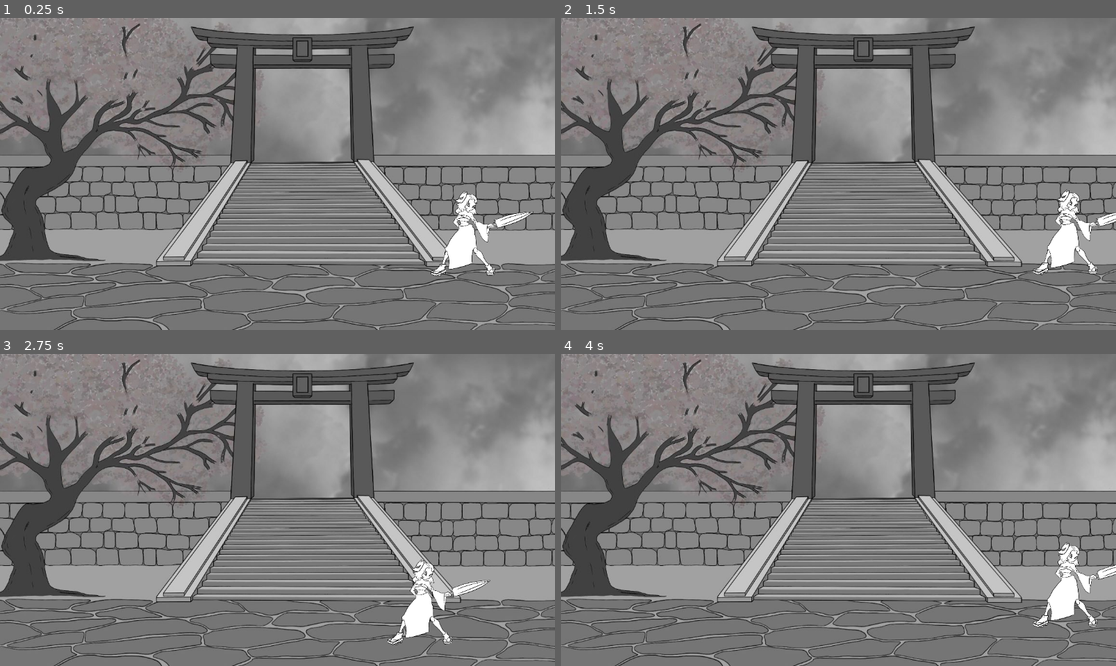
Above: before the commit, frames 1-4 (two rows, left to right).
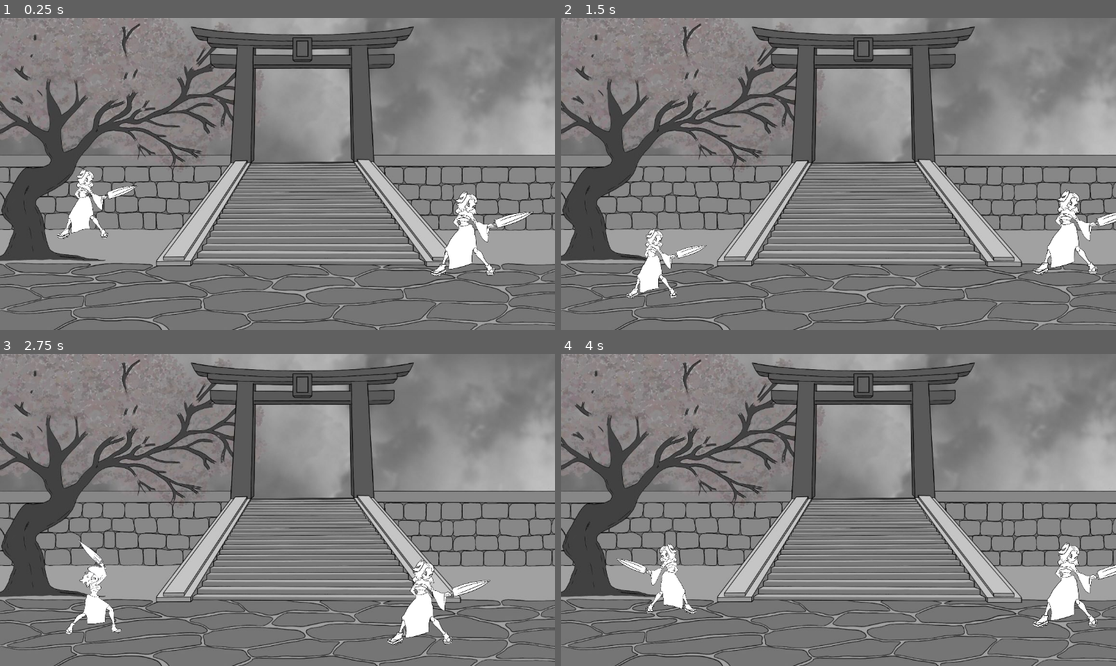
Above: after the commit, the same moments.

Repository: marcushsv/fighting-game-mgd
Game: Godot game, scene res://gameon.tscn
Two runs of this game, one before a commit and one after it. Both use one fixed random seed, a clock stepped at 60 frames per second and the inputs below.
Inputs:
- Up to frame 1 (0.25 s): no input
- Up to frame 2 (1.5 s): hold Right (right_arrow) from 0.53 s (still down); tap A (a) at 0.6 s; tap Up (up_arrow) at 0.77 s; tap D (d) at 0.8, 1.35 s
- Up to frame 3 (2.75 s): tap Up (up_arrow) at 1.52 s; tap S (s) at 1.55, 2.1 s; release Right (right_arrow) at 2.03 s; hold Left (left_arrow) from 2.03 s (still down); tap Space (space) at 2.3 s
- Up to frame 4 (4 s): release Left (left_arrow) at 2.78 s; hold Right (right_arrow) from 2.78 s (still down); tap Space (space) at 2.85 s; tap Up (up_arrow) at 3.02, 3.77 s; tap W (w) at 3.05, 3.6 s; tap A (a) at 3.8 s

The runs differ from the first frame. In frame 1, 0.9% of the frame differs, in the area x 10-25%, y 48-71%; in frame 2, 0.9%; in frame 3, 0.8%; in frame 4, 0.9%, in the area x 10-25%, y 60-84%.

Commit message:
animation tree map, hit detect

Diff:
--- a/godot/character/player_1(wasd).tscn
+++ b/godot/character/player_1(wasd).tscn
@@ -9,17 +9,61 @@
 radius = 43.0
 height = 162.0
 
-[sub_resource type="AnimationNodeAnimation" id="AnimationNodeAnimation_261hy"]
+[sub_resource type="AnimationNodeAnimation" id="AnimationNodeAnimation_yvbm5"]
+animation = &"death"
+
+[sub_resource type="AnimationNodeAnimation" id="AnimationNodeAnimation_h8pdb"]
 animation = &"hurt"
 
-[sub_resource type="AnimationNodeAnimation" id="AnimationNodeAnimation_y13e4"]
+[sub_resource type="AnimationNodeAnimation" id="AnimationNodeAnimation_ak3vw"]
+animation = &"idle"
+
+[sub_resource type="AnimationNodeAnimation" id="AnimationNodeAnimation_blhqx"]
 animation = &"slasher"
 
+[sub_resource type="AnimationNodeAnimation" id="AnimationNodeAnimation_oqyce"]
+animation = &"walker"
+
+[sub_resource type="AnimationNodeStateMachineTransition" id="AnimationNodeStateMachineTransition_rbmnf"]
+advance_mode = 2
+
+[sub_resource type="AnimationNodeStateMachineTransition" id="AnimationNodeStateMachineTransition_i3epd"]
+
+[sub_resource type="AnimationNodeStateMachineTransition" id="AnimationNodeStateMachineTransition_t0ir7"]
+switch_mode = 2
+advance_mode = 2
+
+[sub_resource type="AnimationNodeStateMachineTransition" id="AnimationNodeStateMachineTransition_r6oan"]
+
+[sub_resource type="AnimationNodeStateMachineTransition" id="AnimationNodeStateMachineTransition_blp7k"]
+
+[sub_resource type="AnimationNodeStateMachineTransition" id="AnimationNodeStateMachineTransition_n8cvp"]
+
+[sub_resource type="AnimationNodeStateMachineTransition" id="AnimationNodeStateMachineTransition_rlnjt"]
+
+[sub_resource type="AnimationNodeStateMachineTransition" id="AnimationNodeStateMachineTransition_0xdah"]
+switch_mode = 2
+advance_mode = 2
+
+[sub_resource type="AnimationNodeStateMachineTransition" id="AnimationNodeStateMachineTransition_m02m8"]
+
+[sub_resource type="AnimationNodeStateMachineTransition" id="AnimationNodeStateMachineTransition_v1k02"]
+switch_mode = 2
+
 [sub_resource type="AnimationNodeStateMachine" id="AnimationNodeStateMachine_6f3di"]
-states/hurt/node = SubResource("AnimationNodeAnimation_261hy")
-states/hurt/position = Vector2(310, 64)
-states/slasher/node = SubResource("AnimationNodeAnimation_y13e4")
-states/slasher/position = Vector2(338, 142)
+states/Start/position = Vector2(292, 100)
+states/death/node = SubResource("AnimationNodeAnimation_yvbm5")
+states/death/position = Vector2(726, 91)
+states/hurt/node = SubResource("AnimationNodeAnimation_h8pdb")
+states/hurt/position = Vector2(666, 202)
+states/idle/node = SubResource("AnimationNodeAnimation_ak3vw")
+states/idle/position = Vector2(466, 100)
+states/slasher/node = SubResource("AnimationNodeAnimation_blhqx")
+states/slasher/position = Vector2(613, -46)
+states/walker/node = SubResource("AnimationNodeAnimation_oqyce")
+states/walker/position = Vector2(392, -46)
+transitions = ["Start", "idle", SubResource("AnimationNodeStateMachineTransition_rbmnf"), "idle", "slasher", SubResource("AnimationNodeStateMachineTransition_i3epd"), "slasher", "idle", SubResource("AnimationNodeStateMachineTransition_t0ir7"), "idle", "walker", SubResource("AnimationNodeStateMachineTransition_r6oan"), "walker", "idle", SubResource("AnimationNodeStateMachineTransition_blp7k"), "walker", "slasher", SubResource("AnimationNodeStateMachineTransition_n8cvp"), "idle", "hurt", SubResource("AnimationNodeStateMachineTransition_rlnjt"), "hurt", "idle", SubResource("AnimationNodeStateMachineTransition_0xdah"), "idle", "death", SubResource("AnimationNodeStateMachineTransition_m02m8"), "death", "End", SubResource("AnimationNodeStateMachineTransition_v1k02")]
+graph_offset = Vector2(203, -46)
 
 [sub_resource type="AnimationNodeStateMachinePlayback" id="AnimationNodeStateMachinePlayback_sivvb"]
 
@@ -39,57 +83,49 @@
 atlas = ExtResource("3_dkpyh")
 region = Rect2(3900, 0, 1300, 1500)
 
-[sub_resource type="AtlasTexture" id="AtlasTexture_gd1ed"]
+[sub_resource type="AtlasTexture" id="AtlasTexture_7seew"]
 atlas = ExtResource("4_lqag2")
 region = Rect2(0, 0, 1300, 1500)
 
-[sub_resource type="AtlasTexture" id="AtlasTexture_ndr6y"]
+[sub_resource type="AtlasTexture" id="AtlasTexture_0vd7b"]
 atlas = ExtResource("4_lqag2")
 region = Rect2(1300, 0, 1300, 1500)
 
-[sub_resource type="AtlasTexture" id="AtlasTexture_tffg5"]
+[sub_resource type="AtlasTexture" id="AtlasTexture_fo2dc"]
 atlas = ExtResource("4_lqag2")
 region = Rect2(2600, 0, 1300, 1500)
 
-[sub_resource type="AtlasTexture" id="AtlasTexture_8ucb1"]
+[sub_resource type="AtlasTexture" id="AtlasTexture_mhtd7"]
 atlas = ExtResource("4_lqag2")
 region = Rect2(3900, 0, 1300, 1500)
 
-[sub_resource type="AtlasTexture" id="AtlasTexture_c8y7w"]
+[sub_resource type="AtlasTexture" id="AtlasTexture_1elyq"]
 atlas = ExtResource("4_lqag2")
 region = Rect2(5200, 0, 1300, 1500)
 
-[sub_resource type="AtlasTexture" id="AtlasTexture_gh5df"]
+[sub_resource type="AtlasTexture" id="AtlasTexture_xacek"]
 atlas = ExtResource("4_lqag2")
 region = Rect2(6500, 0, 1300, 1500)
 
-[sub_resource type="AtlasTexture" id="AtlasTexture_prc76"]
+[sub_resource type="AtlasTexture" id="AtlasTexture_dt6p3"]
 atlas = ExtResource("4_lqag2")
 region = Rect2(7800, 0, 1300, 1500)
 
-[sub_resource type="AtlasTexture" id="AtlasTexture_ks62e"]
+[sub_resource type="AtlasTexture" id="AtlasTexture_6ljas"]
 atlas = ExtResource("4_lqag2")
 region = Rect2(9100, 0, 1300, 1500)
 
-[sub_resource type="AtlasTexture" id="AtlasTexture_myeth"]
+[sub_resource type="AtlasTexture" id="AtlasTexture_0k055"]
 atlas = ExtResource("4_lqag2")
 region = Rect2(10400, 0, 1300, 1500)
 
-[sub_resource type="AtlasTexture" id="AtlasTexture_vevlx"]
+[sub_resource type="AtlasTexture" id="AtlasTexture_mbcyo"]
 atlas = ExtResource("4_lqag2")
 region = Rect2(11700, 0, 1300, 1500)
 
-[sub_resource type="AtlasTexture" id="AtlasTexture_5meqw"]
+[sub_resource type="AtlasTexture" id="AtlasTexture_3suhl"]
 atlas = ExtResource("4_lqag2")
 region = Rect2(13000, 0, 1300, 1500)
-
-[sub_resource type="AtlasTexture" id="AtlasTexture_hupry"]
-atlas = ExtResource("4_lqag2")
-region = Rect2(14300, 0, 1300, 1500)
-
-[sub_resource type="AtlasTexture" id="AtlasTexture_an7q6"]
-atlas = ExtResource("4_lqag2")
-region = Rect2(15600, 0, 1300, 1500)
 
 [sub_resource type="AtlasTexture" id="AtlasTexture_8ay85"]
 atlas = ExtResource("8_cniuc")
@@ -146,51 +182,45 @@
 "duration": 1.0,
 "texture": SubResource("AtlasTexture_lf6b6")
 }],
-"loop": true,
+"loop": false,
 "name": &"hurt",
 "speed": 12.0
 }, {
 "frames": [{
 "duration": 1.0,
-"texture": SubResource("AtlasTexture_gd1ed")
-}, {
-"duration": 1.0,
-"texture": SubResource("AtlasTexture_ndr6y")
-}, {
-"duration": 1.0,
-"texture": SubResource("AtlasTexture_tffg5")
-}, {
-"duration": 1.0,
-"texture": SubResource("AtlasTexture_8ucb1")
-}, {
-"duration": 1.0,
-"texture": SubResource("AtlasTexture_c8y7w")
-}, {
-"duration": 1.0,
-"texture": SubResource("AtlasTexture_gh5df")
-}, {
-"duration": 1.0,
-"texture": SubResource("AtlasTexture_prc76")
-}, {
-"duration": 1.0,
-"texture": SubResource("AtlasTexture_ks62e")
-}, {
-"duration": 1.0,
-"texture": SubResource("AtlasTexture_myeth")
-}, {
-"duration": 1.0,
-"texture": SubResource("AtlasTexture_vevlx")
-}, {
-"duration": 1.0,
-"texture": SubResource("AtlasTexture_5meqw")
-}, {
-"duration": 1.0,
-"texture": SubResource("AtlasTexture_hupry")
-}, {
-"duration": 1.0,
-"texture": SubResource("AtlasTexture_an7q6")
+"texture": SubResource("AtlasTexture_7seew")
+}, {
+"duration": 1.0,
+"texture": SubResource("AtlasTexture_0vd7b")
+}, {
+"duration": 1.0,
+"texture": SubResource("AtlasTexture_fo2dc")
+}, {
+"duration": 1.0,
+"texture": SubResource("AtlasTexture_mhtd7")
+}, {
+"duration": 1.0,
+"texture": SubResource("AtlasTexture_1elyq")
+}, {
+"duration": 1.0,
+"texture": SubResource("AtlasTexture_xacek")
+}, {
+"duration": 1.0,
+"texture": SubResource("AtlasTexture_dt6p3")
+}, {
+"duration": 1.0,
+"texture": SubResource("AtlasTexture_6ljas")
+}, {
+"duration": 1.0,
+"texture": SubResource("AtlasTexture_0k055")
+}, {
+"duration": 1.0,
+"texture": SubResource("AtlasTexture_mbcyo")
+}, {
+"duration": 1.0,
+"texture": SubResource("AtlasTexture_3suhl")
 }],
-"loop": true,
+"loop": false,
 "name": &"idle",
 "speed": 12.0
 }, {
@@ -225,7 +255,7 @@
 "duration": 1.0,
 "texture": SubResource("AtlasTexture_telat")
 }],
-"loop": true,
+"loop": false,
 "name": &"slashser",
 "speed": 10.0
 }]
@@ -244,10 +274,23 @@
 "update": 1,
 "values": [1]
 }
+tracks/1/type = "value"
+tracks/1/imported = false
+tracks/1/enabled = true
+tracks/1/path = NodePath("SwordHit/CollisionShape2D:disabled")
+tracks/1/interp = 1
+tracks/1/loop_wrap = true
+tracks/1/keys = {
+"times": PackedFloat32Array(0),
+"transitions": PackedFloat32Array(1),
+"update": 1,
+"values": [true]
+}
 
 [sub_resource type="Animation" id="Animation_7jls1"]
 resource_name = "hurt"
 length = 0.40001
+step = 0.0833333
 tracks/0/type = "value"
 tracks/0/imported = false
 tracks/0/enabled = true
@@ -275,6 +318,7 @@
 
 [sub_resource type="Animation" id="Animation_t703t"]
 resource_name = "slasher"
+step = 0.0833333
 tracks/0/type = "value"
 tracks/0/imported = false
 tracks/0/enabled = true
@@ -299,15 +343,70 @@
 "update": 1,
 "values": [0, 1, 2, 3, 4, 5, 6, 7, 8, 9]
 }
+tracks/2/type = "value"
+tracks/2/imported = false
+tracks/2/enabled = true
+tracks/2/path = NodePath("SwordHit/CollisionShape2D:disabled")
+tracks/2/interp = 1
+tracks/2/loop_wrap = true
+tracks/2/keys = {
+"times": PackedFloat32Array(0, 0.4, 0.7, 1),
+"transitions": PackedFloat32Array(1, 1, 1, 1),
+"update": 1,
+"values": [true, false, true, true]
+}
+
+[sub_resource type="Animation" id="Animation_crns5"]
+resource_name = "idle"
+length = 1.10001
+loop_mode = 1
+tracks/0/type = "value"
+tracks/0/imported = false
+tracks/0/enabled = true
+tracks/0/path = NodePath(".:animation")
+tracks/0/interp = 1
+tracks/0/loop_wrap = true
+tracks/0/keys = {
+"times": PackedFloat32Array(0),
+"transitions": PackedFloat32Array(1),
+"update": 1,
+"values": [&"idle"]
+}
+tracks/1/type = "value"
+tracks/1/imported = false
+tracks/1/enabled = true
+tracks/1/path = NodePath(".:frame")
+tracks/1/interp = 1
+tracks/1/loop_wrap = true
+tracks/1/keys = {
+"times": PackedFloat32Array(0, 0.1, 0.2, 0.3, 0.4, 0.5, 0.6, 0.7, 0.8, 0.9, 1),
+"transitions": PackedFloat32Array(1, 1, 1, 1, 1, 1, 1, 1, 1, 1, 1),
+"update": 1,
+"values": [0, 1, 2, 3, 4, 5, 6, 7, 8, 9, 10]
+}
+
+[sub_resource type="Animation" id="Animation_swfcy"]
+resource_name = "walker"
+
+[sub_resource type="Animation" id="Animation_m4ljo"]
+resource_name = "death"
 
 [sub_resource type="AnimationLibrary" id="AnimationLibrary_ge7v0"]
 _data = {
 "RESET": SubResource("Animation_8pkyt"),
+"death": SubResource("Animation_m4ljo"),
 "hurt": SubResource("Animation_7jls1"),
-"slasher": SubResource("Animation_t703t")
-}
+"idle": SubResource("Animation_crns5"),
+"slasher": SubResource("Animation_t703t"),
+"walker": SubResource("Animation_swfcy")
+}
+
+[sub_resource type="CapsuleShape2D" id="CapsuleShape2D_hbnbv"]
+radius = 106.466
+height = 616.379
 
 [node name="player1(wasd)" type="CharacterBody2D"]
+position = Vector2(560, 388)
 script = ExtResource("1_obddr")
 
 [node name="CollisionShape2D" type="CollisionShape2D" parent="."]
@@ -321,12 +420,23 @@
 parameters/playback = SubResource("AnimationNodeStateMachinePlayback_sivvb")
 
 [node name="AnimatedSprite2D" type="AnimatedSprite2D" parent="."]
+position = Vector2(50, -73)
+scale = Vector2(0.178462, 0.178462)
 sprite_frames = SubResource("SpriteFrames_j3vpt")
-animation = &"hurt"
-frame = 2
-frame_progress = 0.239614
+animation = &"idle"
+frame = 1
 
 [node name="AnimationPlayer" type="AnimationPlayer" parent="AnimatedSprite2D"]
+reset_on_save = false
 libraries = {
 "": SubResource("AnimationLibrary_ge7v0")
 }
+
+[node name="SwordHit" type="Area2D" parent="AnimatedSprite2D"]
+
+[node name="CollisionShape2D" type="CollisionShape2D" parent="AnimatedSprite2D/SwordHit"]
+position = Vector2(240.948, 173.707)
+shape = SubResource("CapsuleShape2D_hbnbv")
+disabled = true
+
+[connection signal="area_entered" from="AnimatedSprite2D/SwordHit" to="." method="_on_sword_hit_area_entered"]
--- a/godot/playerwasdmovement.gd
+++ b/godot/playerwasdmovement.gd
@@ -3,12 +3,15 @@
 
 @export var speed : float  = 300.0
 @export var jump_velocity : float = -400.0
-@onready var animated_sprite : AnimatedSprite2D = $AnimatedSprite2D
-var animation_locked : bool = false
+@onready var sprite : AnimatedSprite2D = $AnimatedSprite2D
 var direction : Vector2 = Vector2.ZERO
+var state_machine
 
 # Get the gravity from the project settings to be synced with RigidBody nodes.
 var gravity = ProjectSettings.get_setting("physics/2d/default_gravity")
+
+func _ready():
+	state_machine = $AnimationTree.get("parameters/playback")
 
 
 func _physics_process(delta):
@@ -20,8 +23,9 @@
 	if Input.is_action_just_pressed("w") and is_on_floor():
 		velocity.y = jump_velocity
 
-	# Get the input direction and handle the movement/deceleration.
-	# As good practice, you should replace UI actions with custom gameplay actions.
+	if Input.is_action_just_pressed("space"):
+		attack()
+
 	direction = Input.get_vector("a", "d", "w", "s")
 	if direction:
 		velocity.x = direction.x * speed
@@ -29,19 +33,17 @@
 		velocity.x = move_toward(velocity.x, 0, speed)
 
 	move_and_slide()
-	updateAnimation()
 	updateFacingDirection()
-
-
-func updateAnimation():
-	if not animation_locked:
-		if direction.x != 0:
-			animated_sprite.play("run")
-		else:
-			animated_sprite.play("idle")
 
 func updateFacingDirection():
 	if direction.x > 0:
-		animated_sprite.flip_h = false
+		sprite.flip_h = false
 	elif direction.x < 0:
-		animated_sprite.flip_h = true
+		sprite.flip_h = true
+
+func attack():
+	state_machine.travel("slasher")
+
+func _on_sword_hit_area_entered(area):
+	if area.is_in_group("hurtbox"):
+		area.take_damage()
Binary file changed: godot/assets/sprites/idle_spritesheet.png
Not shown: 1 places in godot/character/player_1(wasd).tscn that only renumber resources
